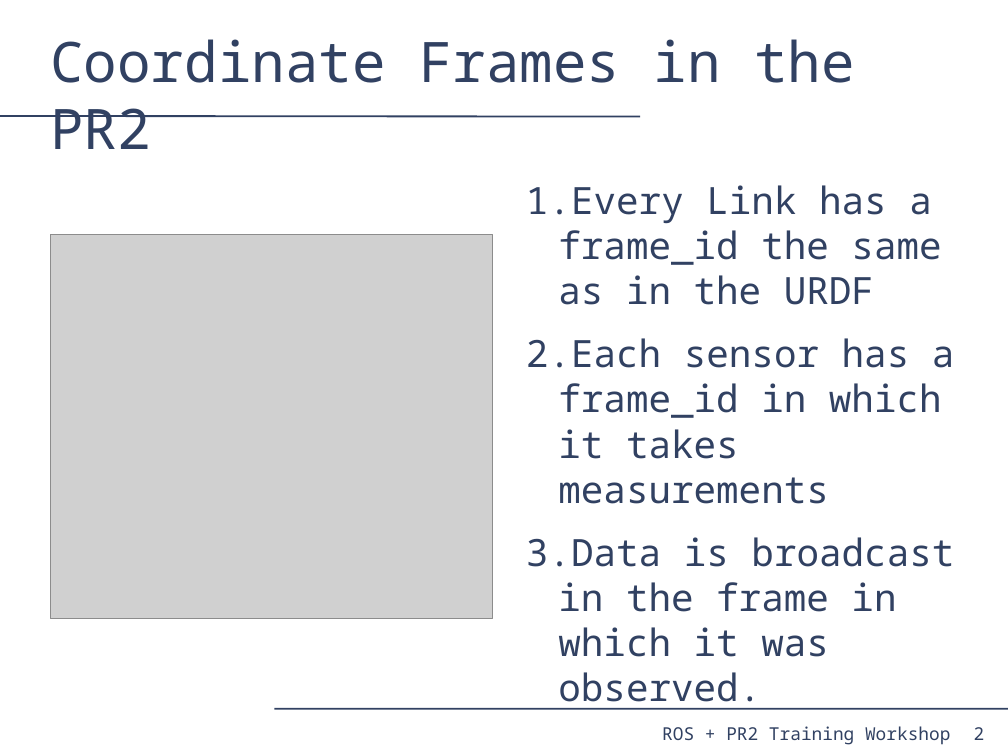
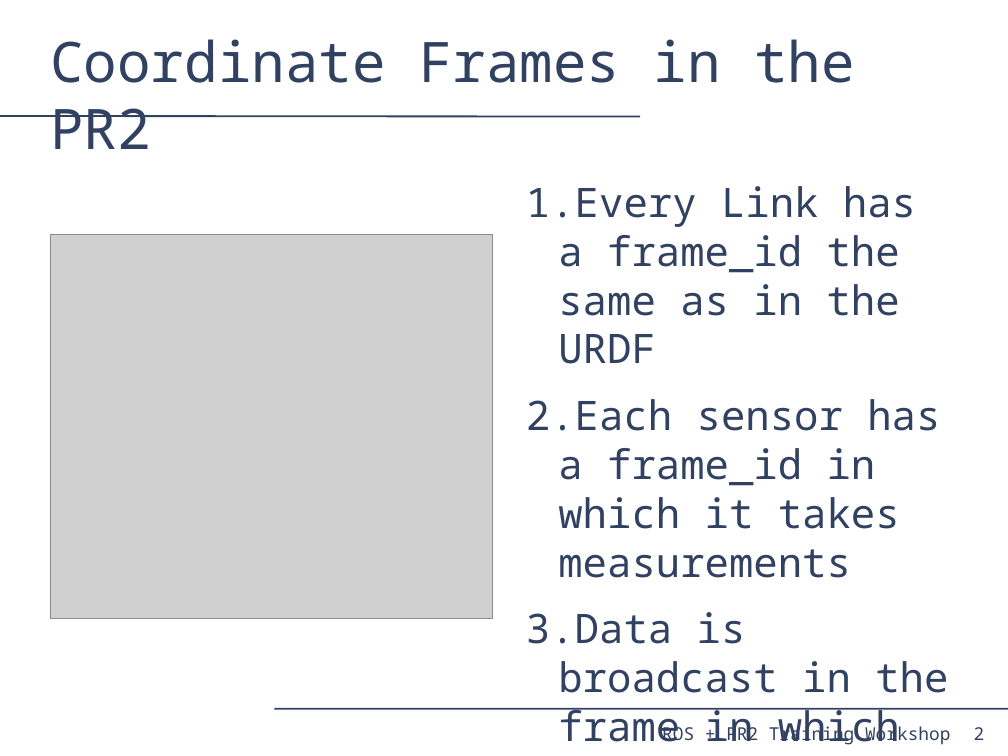
Before and after one commit to PR2/pr2_docs, a slide deck: slide 2 of pr2_training_workshop/tf/tf_training.odp. Drawn at 1008x756 pixels with LibreOffice and Linux fonts; fonts in the diff are those of the drawing; grey boxes stand for pictures. Boxes give left, top, right and bottom in pixels: in the first picture for what was removed or moved away, otherwise in the second. Text is boxed around its words. In the diff, an @@ line names an element or a change of style, - is before the commit and + after.

```diff
--- a/pr2_training_workshop/tf/tf_training.odp
+++ b/pr2_training_workshop/tf/tf_training.odp
@@ text "Every Link has a frame_id ..." at [526, 186, 948, 745]: size 29.6 to 32 pt @@
```
Also in this commit, not shown: 8 other slides changed.
